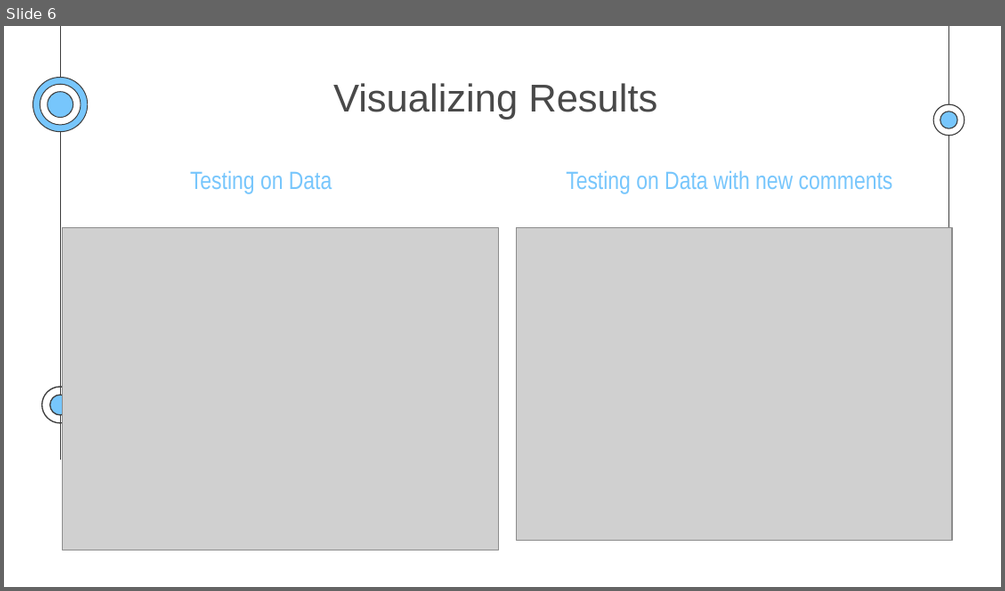
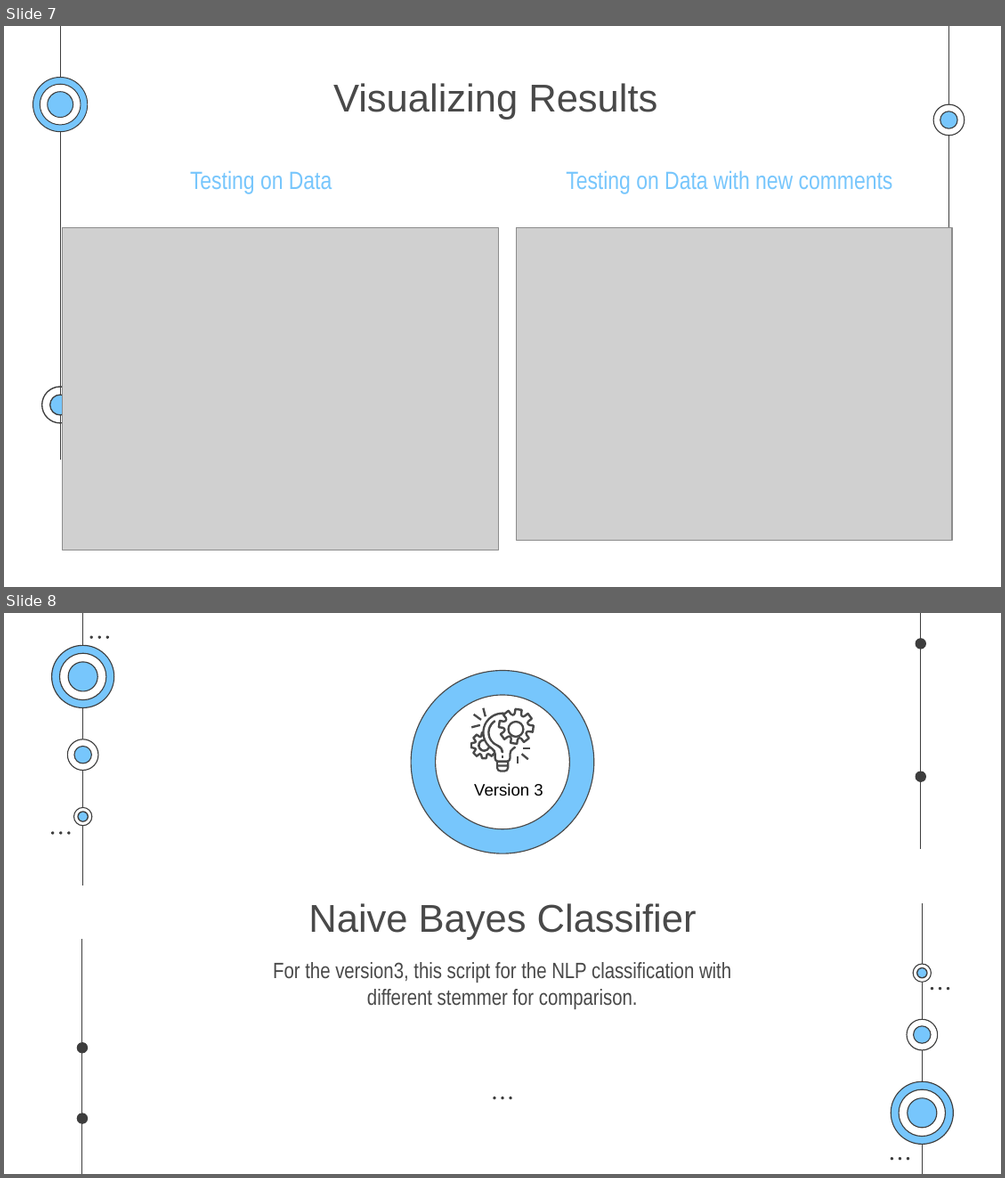
Before and after one commit to NiceVincent/COMP237_GroupProject-1, a slide deck: COMP237_GroupProject.pptx. Shown one above the other, each under a label of ours: slide 6 before the commit, slides 7 and 8 after it. The pictures are 1005x591 and 1005x1178 pixels, drawn with LibreOffice and Linux fonts; fonts in the diff are those of the drawing; grey boxes stand for pictures. Boxes give left, top, right and bottom in pixels: in the first picture for what was removed or moved away, otherwise in the second. Text is boxed around its words. In the diff, an @@ line names an element or a change of style, - is before the commit and + after.

```diff
--- a/COMP237_GroupProject.pptx
+++ b/COMP237_GroupProject.pptx
@@ slide 8 added at (4, 613, 1001, 1174), background #FFFFFF @@
@@ group added at (51, 613, 954, 1174): 28 freeform shapes, 16 ellipses, 4 lines @@
@@ ellipse added at (411, 671, 594, 854), fill #77C6FC, outline #494949 0.75 pt @@
@@ ellipse added at (436, 695, 570, 829), fill #FFFFFF, outline #494949 0.75 pt @@
@@ group added at (470, 707, 535, 771): 10 freeform shapes @@
@@ text added at (474, 783, 542, 796), 12 pt, text #000000 @@
+Version 3
@@ title added at (308, 903, 696, 940), 28 pt, text #494949 @@
+Naive Bayes Classifier
@@ subtitle added at (273, 962, 731, 1009), 16 pt, text #494949 @@
+For the version3, this script for the NLP classification with different stemmer for comparison.
@@ ellipse added at (493, 1096, 495, 1100), fill #3D3D3D @@
@@ ellipse added at (502, 1096, 504, 1100), fill #3D3D3D @@
@@ ellipse added at (510, 1096, 512, 1100), fill #3D3D3D @@
@@ what was slide 6 is now slide 7 @@
```
Also in this commit, not shown: 1 slide changed, 3 other slides added, 1 slide removed.
